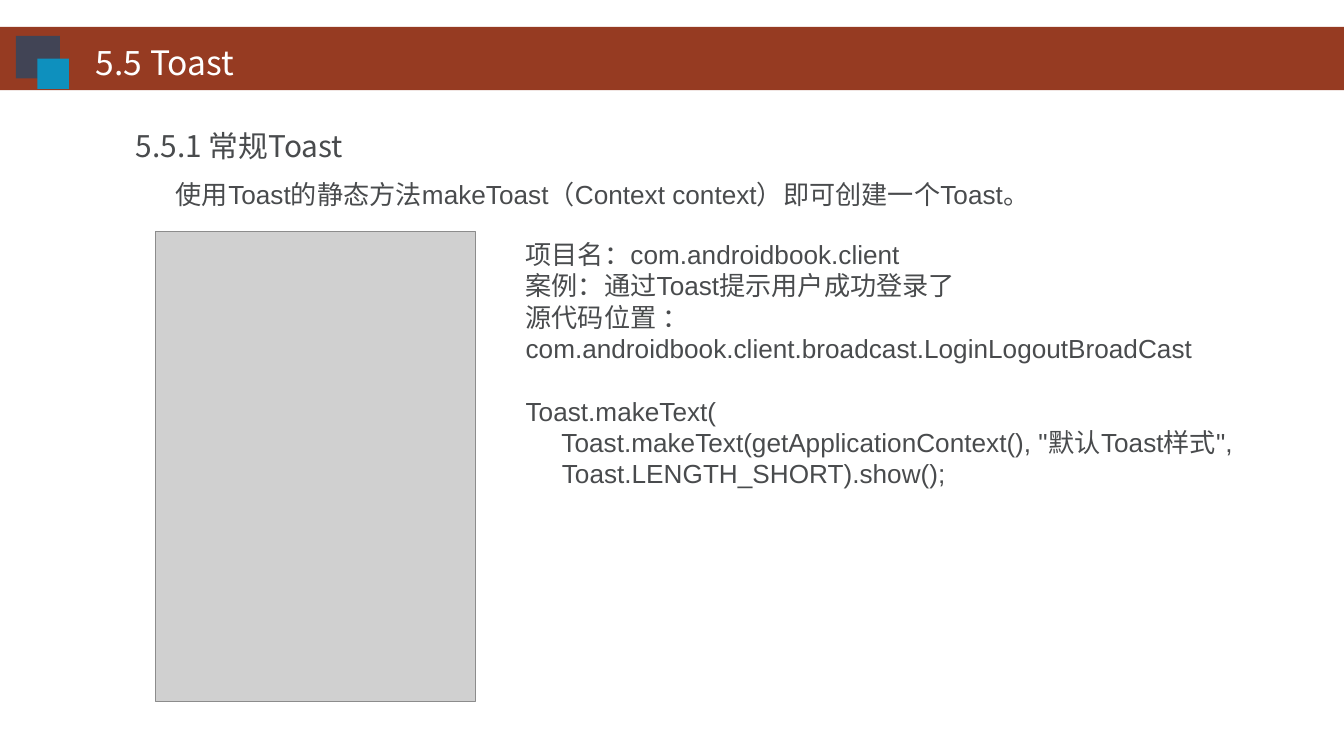
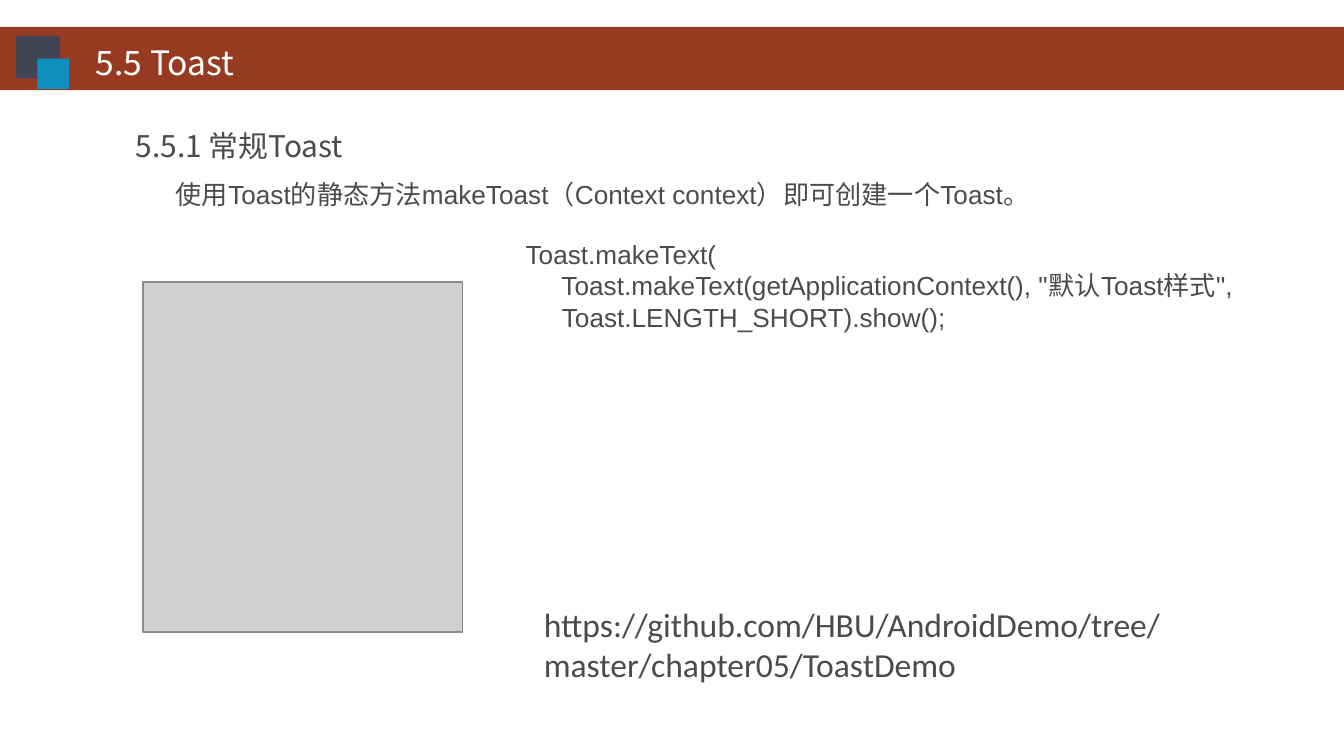
Before and after one commit to HBU/Android-PPT, a slide deck: slide 39 of 03.0 -- 用户界面 -- 第05章.ppt (slide 40 before the commit). Drawn at 1344x756 pixels with LibreOffice and Linux fonts; fonts in the diff are those of the drawing; grey boxes stand for pictures; background and template pictures are left out. Boxes give left, top, right and bottom in pixels: in the first picture for what was removed or moved away, otherwise in the second. Text is boxed around its words. In the diff, an @@ line names an element or a change of style, - is before the commit and + after.

```diff
--- a/03.0 -- 用户界面 -- 第05章.ppt
+++ b/03.0 -- 用户界面 -- 第05章.ppt
@@ text at (526, 242, 1192, 364): paragraphs removed @@
-项目名：com.androidbook.client
-案例：通过Toast提示用户成功登录了
-源代码位置 ：com.androidbook.client.broadcast.LoginLogoutBroadCast
@@ picture: place and size @@
-picture at (156, 231, 476, 702)
+picture at (142, 282, 462, 633)
@@ text added at (544, 613, 1160, 683), 18 pt, text #494B4D @@
+https://github.com/HBU/AndroidDemo/tree/master/chapter05/ToastDemo
```
Also in this commit, not shown: 32 other slides changed, 1 slide added, 1 slide removed.
